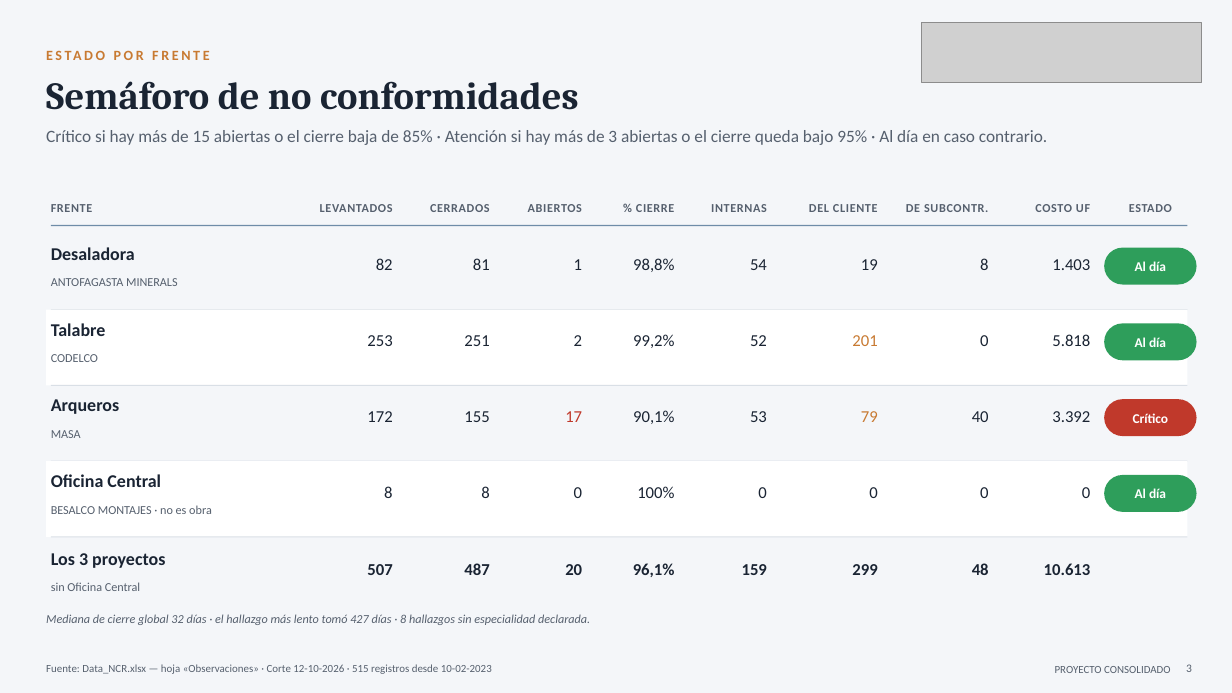
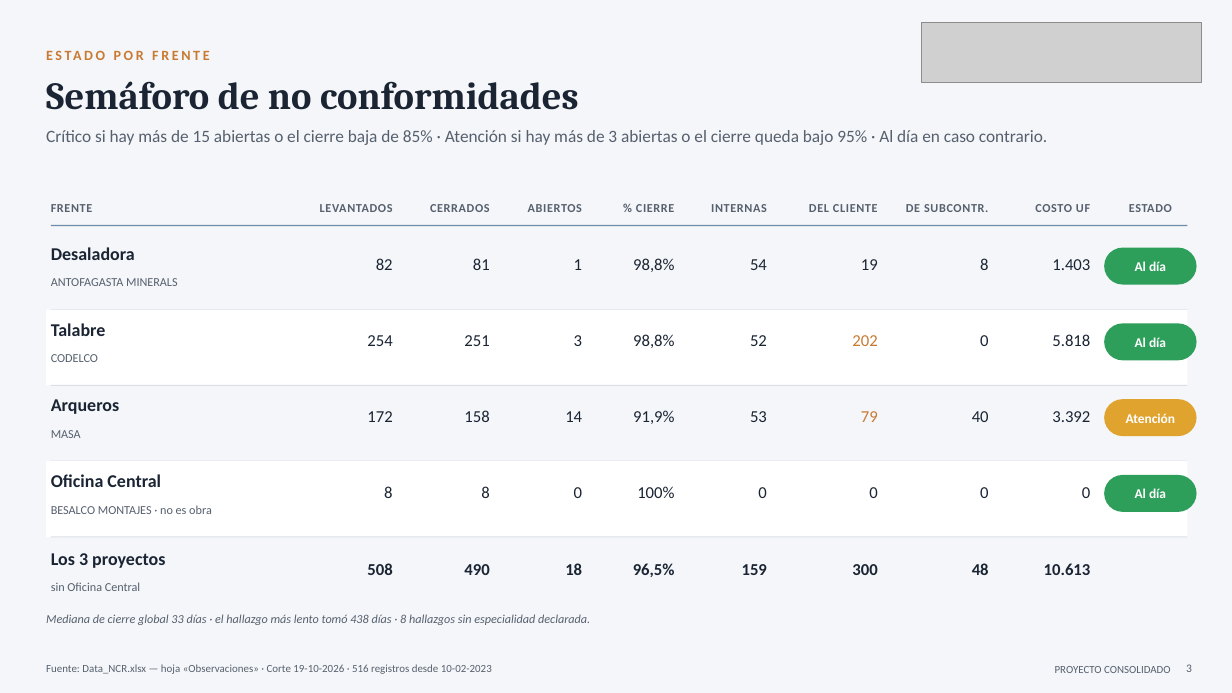
Before and after one commit to tdkvalex/Dashboard-HSEQ, a slide deck: slide 3 of modulo_nc/Panel_No_Conformidades.pptx. Drawn at 1232x693 pixels with LibreOffice and Linux fonts; fonts in the diff are those of the drawing; grey boxes stand for pictures. Boxes give left, top, right and bottom in pixels: in the first picture for what was removed or moved away, otherwise in the second. Text is boxed around its words. In the diff, an @@ line names an element or a change of style, - is before the commit and + after.

```diff
--- a/modulo_nc/Panel_No_Conformidades.pptx
+++ b/modulo_nc/Panel_No_Conformidades.pptx
@@ text at (367,335,392,346): text changed @@
-253
+254
@@ text at (574,335,582,346): text changed @@
-2
+3
@@ text at (633,334,674,348): text changed @@
-99,2%
+98,8%
@@ text at (852,335,877,346): text changed @@
-201
+202
@@ text at (464,410,489,422): text changed @@
-155
+158
@@ text at (565,411,582,422): text changed; text colour #C0392B to #1A2433 @@
-17
+14
@@ text at (633,410,674,424): text changed @@
-90,1%
+91,9%
@@ rounded rectangle at (1104,399,1197,436): fill #C0392B to #E0A32E @@
@@ text at (1126,413,1175,423): text changed @@
-Crítico
+Atención
@@ text at (367,563,392,575): text changed @@
-507
+508
@@ text at (464,564,489,575): text changed @@
-487
+490
@@ text at (565,563,582,575): text changed @@
-20
+18
@@ text at (633,563,675,577): text changed @@
-96,1%
+96,5%
@@ text at (852,564,877,575): text changed @@
-299
+300
@@ text at (46,614,590,625): text changed @@
-Mediana de cierre global 32 días · el hallazgo más lento tomó 427 días · 8 hallazgos sin especialidad declarada.
+Mediana de cierre global 33 días · el hallazgo más lento tomó 438 días · 8 hallazgos sin especialidad declarada.
@@ text at (46,664,492,674): text changed @@
-Fuente: Data_NCR.xlsx — hoja «Observaciones» · Corte 12-10-2026 · 515 registros desde 10-02-2023
+Fuente: Data_NCR.xlsx — hoja «Observaciones» · Corte 19-10-2026 · 516 registros desde 10-02-2023
```
Also in this commit, not shown: 16 other slides changed, 3 other files.
